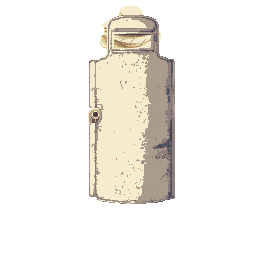
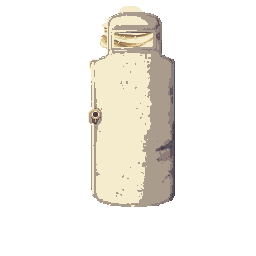
Layers edited between the first and the second (256, 256) image:
added layer "Обычный слой 4 (вставлено)" above "Обычный слой 4 (вставлено) Сведено" over (x1=89, y1=12, x2=128, y2=207)
hid "Обычный слой 4 (вставлено) Сведено", painted on it over (x1=89, y1=12, x2=175, y2=207)
hid "Обычный слой 2" (2nd of 2) over (x1=89, y1=12, x2=175, y2=64)